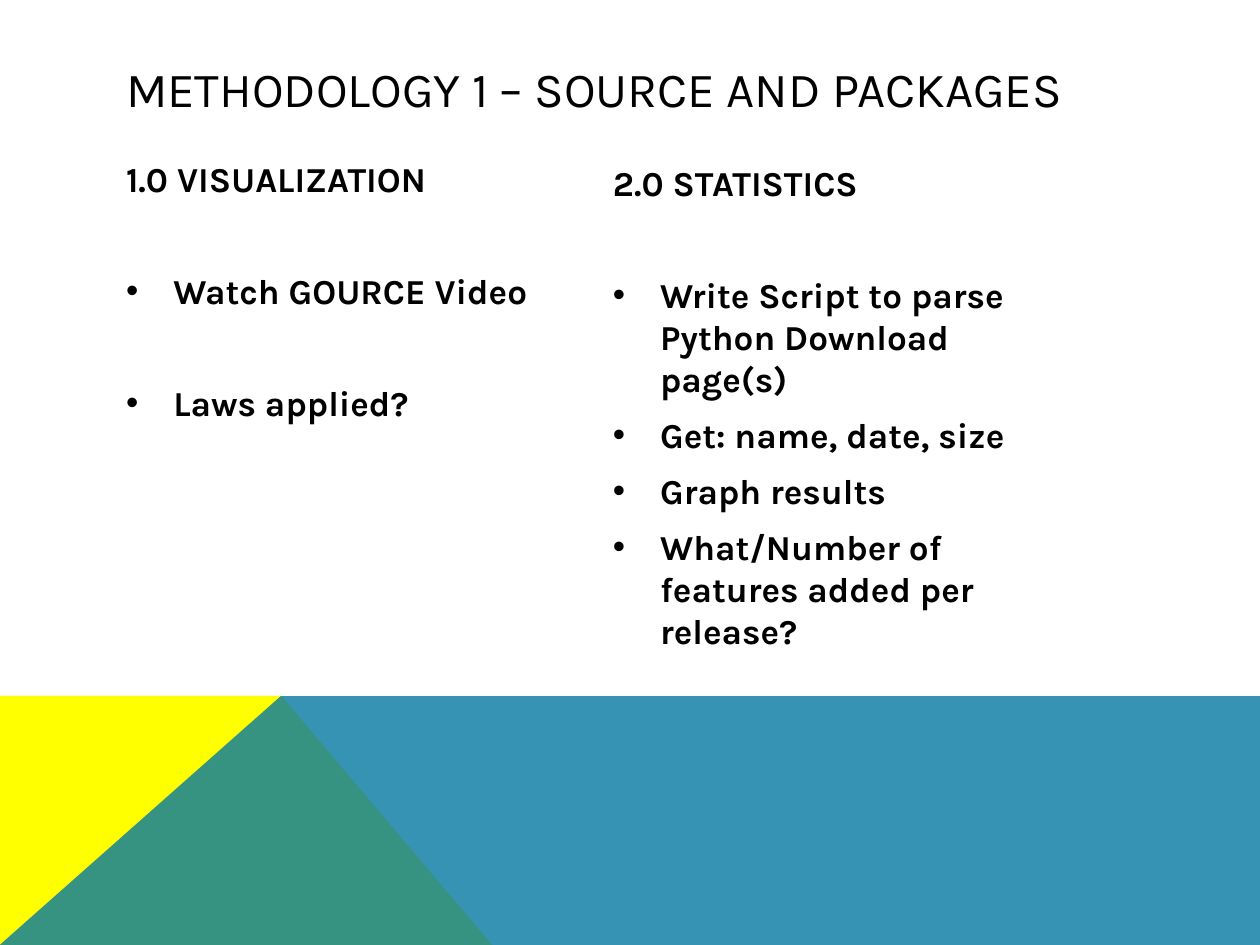
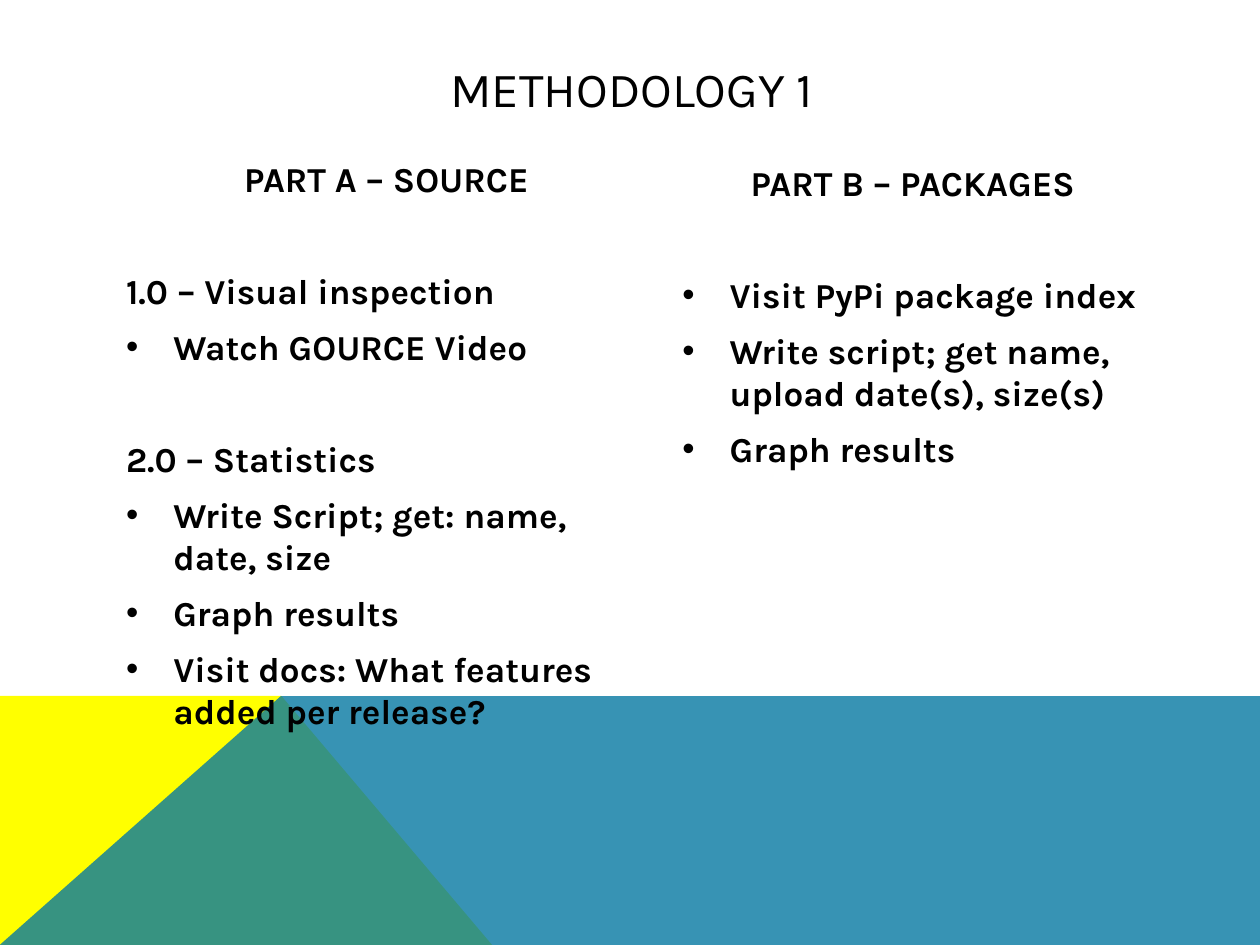
Before and after one commit to eburdon/Seng371-SoftwareEvolutionClassProject, a slide deck: slide 4 of Presentation_PythonEvolution.pptx. Drawn at 1260x945 pixels with LibreOffice and Linux fonts; fonts in the diff are those of the drawing. Boxes give left, top, right and bottom in pixels: in the first picture for what was removed or moved away, otherwise in the second. Text is boxed around its words. In the diff, an @@ line names an element or a change of style, - is before the commit and + after.

```diff
--- a/Presentation_PythonEvolution.pptx
+++ b/Presentation_PythonEvolution.pptx
@@ title at [450,75,813,108]: text changed @@
-METHODOLOGY 1 – SOURCE AND PACKAGES
+METHODOLOGY 1
@@ text at [126,168,529,313]: text changed @@
-1.0 VISUALIZATION
+PART A – SOURCE
+1.0 – Visual inspection
@@ text "PART B – PACKAGES": place and size @@
-text "PART B – PACKAGES" at [613,172,1004,645]
+text "PART B – PACKAGES" at [730,172,1136,471]
@@ text at [730,172,1136,415]: text changed @@
-2.0 STATISTICS
-• Write Script to parse Python Download page(s)
-• Get: name, date, size
+PART B – PACKAGES
+• Visit PyPi package index
+• Write script; get name, upload date(s), size(s)
@@ text at [126,447,591,733]: text changed @@
-• Laws applied?
+2.0 – Statistics
+• Write Script; get: name, date, size
+• Graph results
+• Visit docs: What features added per release?
@@ text at [660,534,974,645]: paragraph removed @@
-• What/Number of features added per release?
```
Also in this commit, not shown: 8 other slides changed, 1 slide removed.
